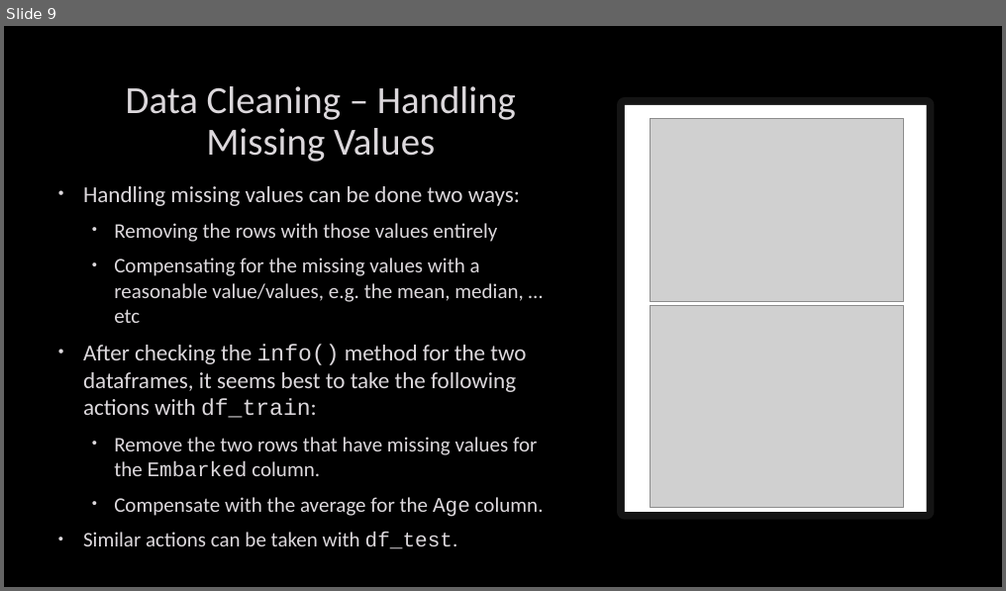
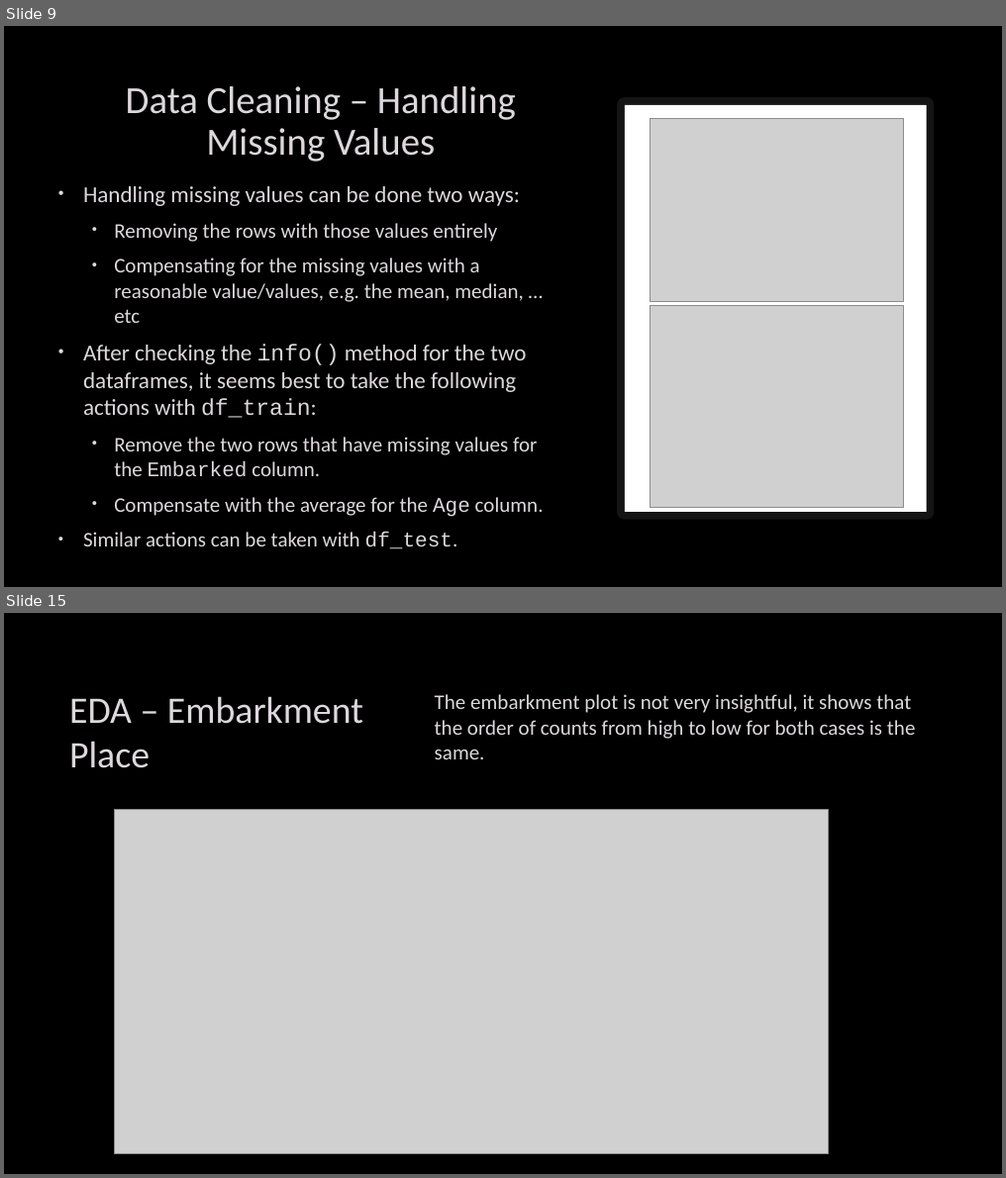
Before and after one commit to Moaaz-Mahmoud/Third-Year-Electrical-Testing-3A, a slide deck: class-3-data_analysis/titanic/presentation.pptx. Shown one above the other, each under a label of ours: slide 9 before the commit, slides 9 and 15 after it; the slides between them are not shown. The pictures are 1006x591 and 1006x1178 pixels, drawn with LibreOffice and Linux fonts; fonts in the diff are those of the drawing; grey boxes stand for pictures; background and template pictures are left out. Boxes give left, top, right and bottom in pixels: in the first picture for what was removed or moved away, otherwise in the second. Text is boxed around its words. In the diff, an @@ line names an element or a change of style, - is before the commit and + after.

```diff
--- a/class-3-data_analysis/titanic/presentation.pptx
+++ b/class-3-data_analysis/titanic/presentation.pptx
@@ slide 15 added at (4,613,1002,1174), background picture (left out) @@
@@ title added at (69,696,363,768), 36 pt, text #DCD8DC @@
+EDA – Embarkment Place
@@ text added at (435,694,916,760), 20 pt, text #DCD8DC @@
+The embarkment plot is not very insightful, it shows that the order of counts from high to low for both cases is the same.
@@ picture added at (114,809,829,1154) @@
```
Also in this commit, not shown: 2 slides changed, 8 other slides added, 1 other file.
